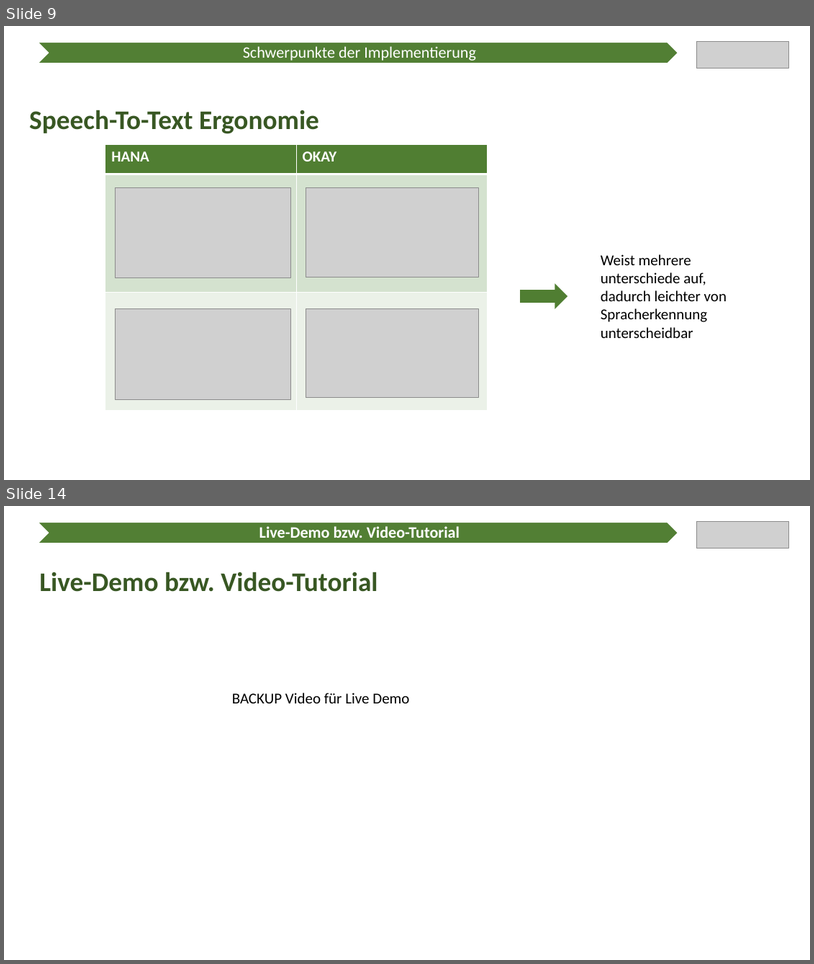
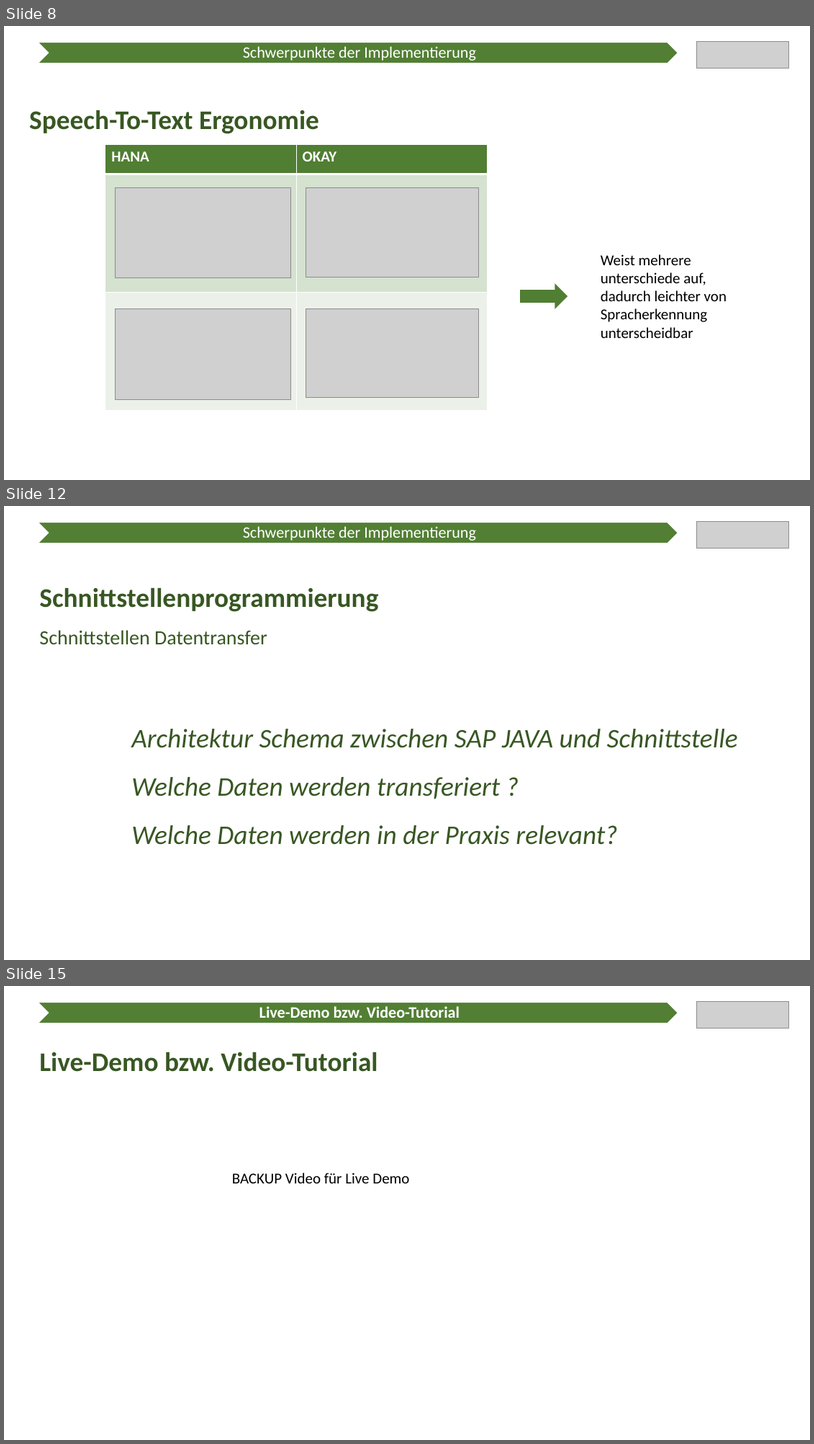
Before and after one commit to Ratoh/SAPLEXA, a slide deck: CavallaroAngelo/Präsentation Wahlmodulvorstellung/SAPlexa Präsentation.pptx. Shown one above the other, each under a label of ours: slides 9 and 14 before the commit, slides 8, 12 and 15 after it; the slides between them are not shown. The pictures are 814x964 and 814x1444 pixels, drawn with LibreOffice and Linux fonts; fonts in the diff are those of the drawing; grey boxes stand for pictures. Boxes give left, top, right and bottom in pixels: in the first picture for what was removed or moved away, otherwise in the second. Text is boxed around its words. In the diff, an @@ line names an element or a change of style, - is before the commit and + after.

```diff
--- a/CavallaroAngelo/Präsentation Wahlmodulvorstellung/SAPlexa Präsentation.pptx
+++ b/CavallaroAngelo/Präsentation Wahlmodulvorstellung/SAPlexa Präsentation.pptx
@@ slide 12 added at <box>4,506,810,960</box>, background #FFFFFF @@
@@ chevron added at <box>37,523,679,543</box>, fill #538035, outline #FFFFFF 1.5 pt @@
@@ text added at <box>243,526,476,541</box>, 19 pt, text #FFFFFF @@
+Schwerpunkte der Implementierung
@@ picture added at <box>697,521,790,548</box> @@
@@ text added at <box>39,587,378,644</box>, 32 pt, text #385723, bold @@
+Schnittstellenprogrammierung
+Schnittstellen Datentransfer
@@ text added at <box>131,728,738,844</box>, 32 pt, text #385723, italic @@
+Architektur Schema zwischen SAP JAVA und Schnittstelle
+Welche Daten werden transferiert ?
+Welche Daten werden in der Praxis relevant?
@@ what was slide 9 is now slide 8 @@
@@ what was slide 14 is now slide 15 @@
```
Also in this commit, not shown: 8 slides changed, 1 other slide added, 2 slides removed.
